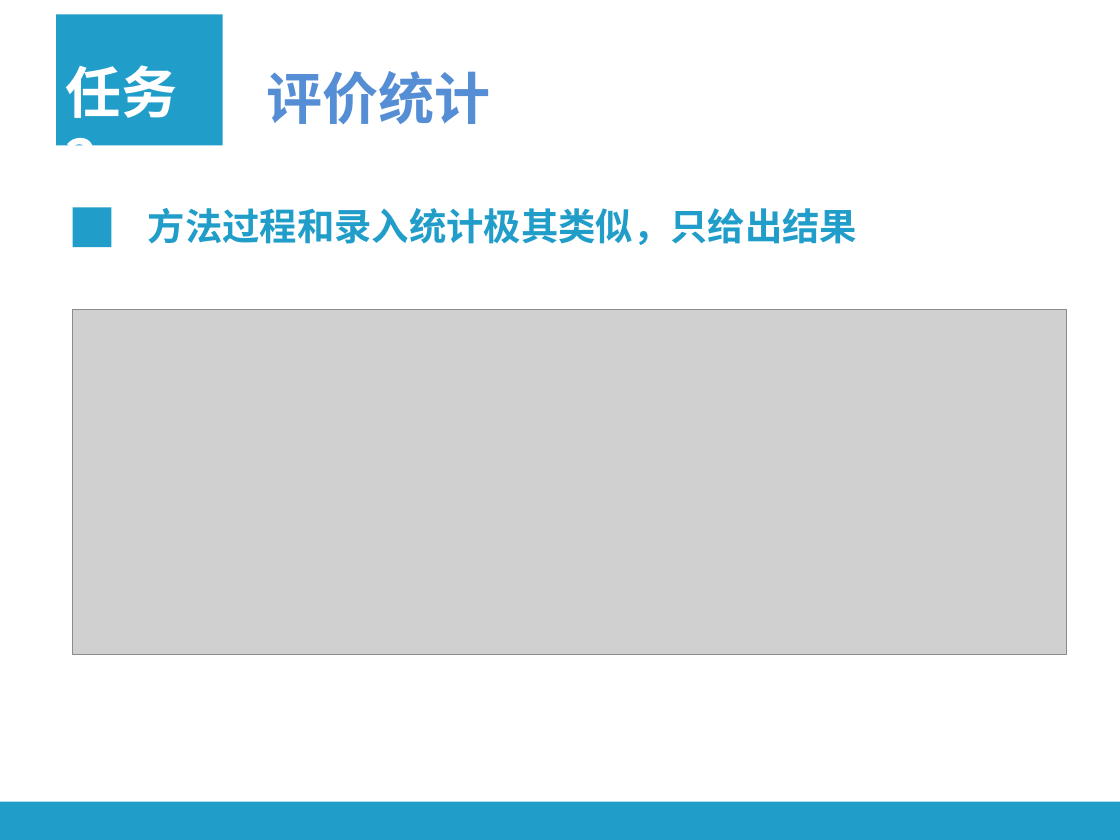
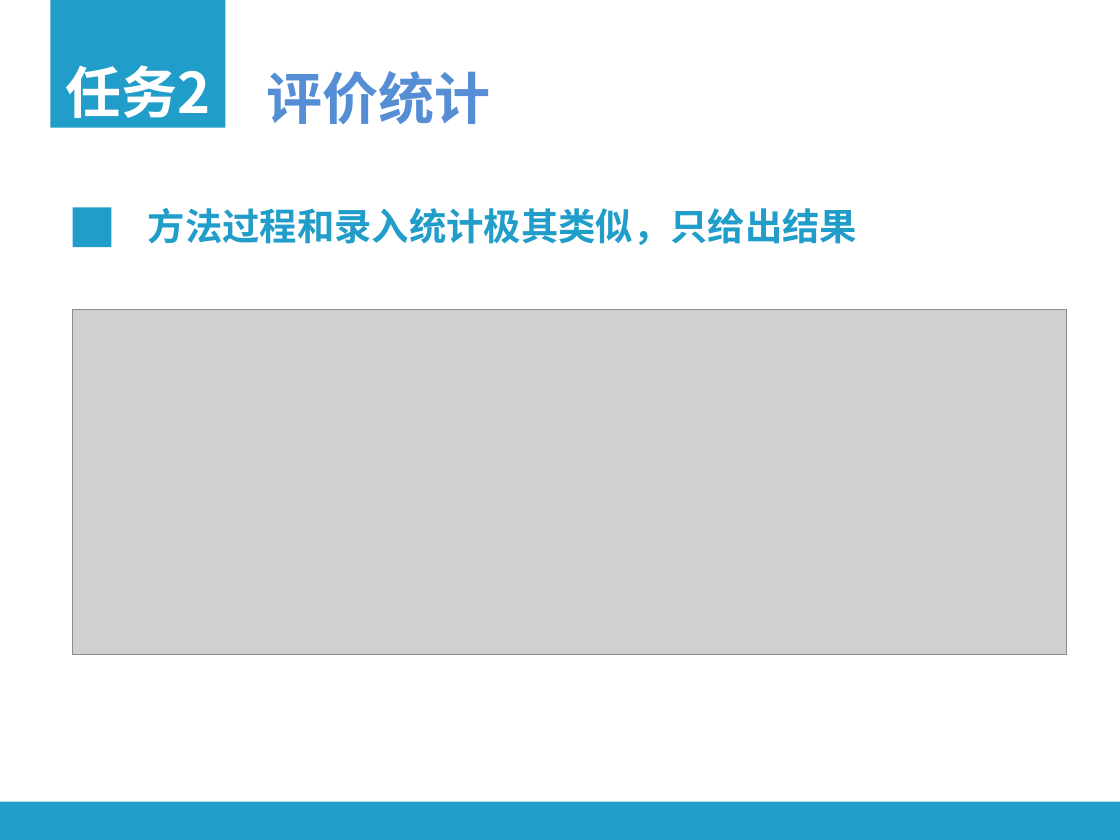
Before and after one commit to yimingtang/cloud-computing-assignments, a slide deck: slide 8 of doc/assignment8/presentation.pptx. Drawn at 1120x840 pixels with LibreOffice and Linux fonts; fonts in the diff are those of the drawing; grey boxes stand for pictures. Boxes give left, top, right and bottom in pixels: in the first picture for what was removed or moved away, otherwise in the second. Text is boxed around its words. In the diff, an @@ line names an element or a change of style, - is before the commit and + after.

```diff
--- a/doc/assignment8/presentation.pptx
+++ b/doc/assignment8/presentation.pptx
@@ rectangle: place and size @@
-rectangle at (56, 15, 223, 146)
+rectangle at (50, 0, 225, 128)
@@ text "任务2" rewrapped from (66, 65, 178, 146) to (66, 65, 211, 118) @@
```
Also in this commit, not shown: 10 other slides changed.
